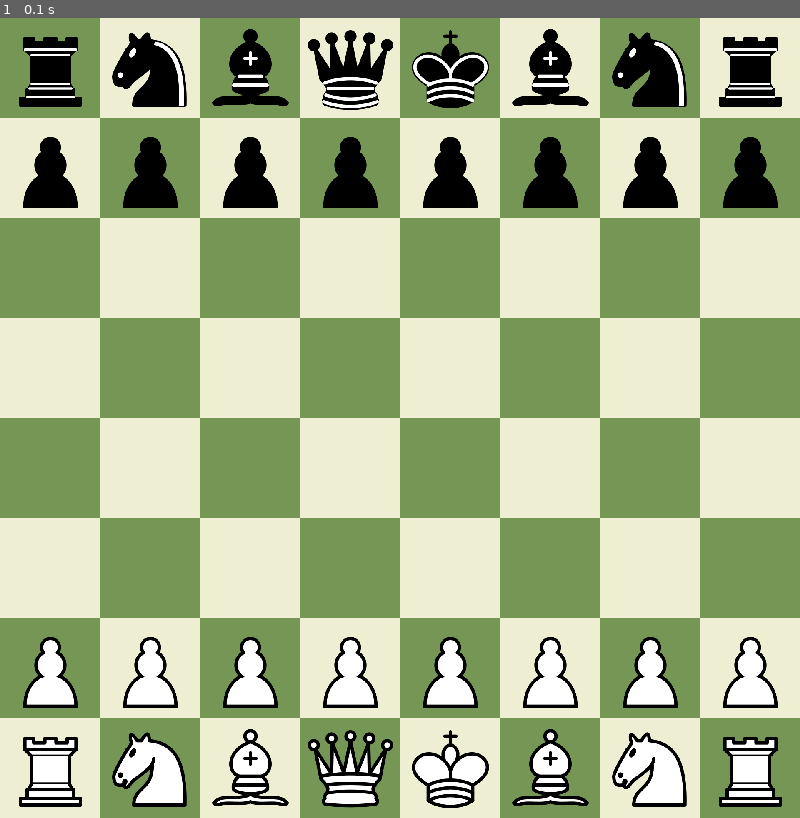
Above: before the commit, frame 1.
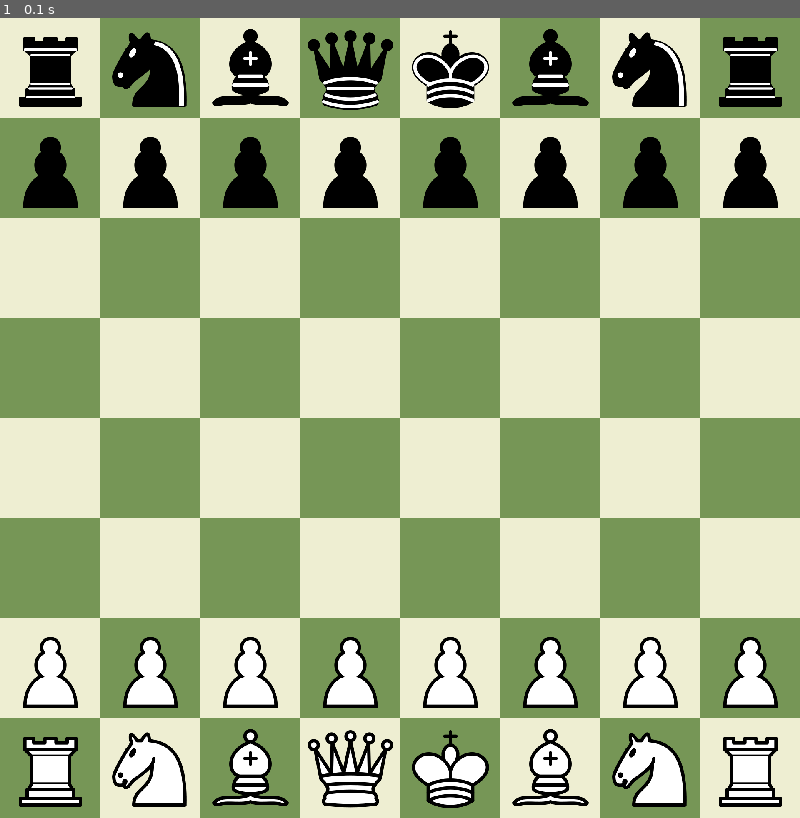
Above: after the commit, the same moment.

Repository: sunton95/Chess_Fun
Game: pygame game, started from board.py
Two runs of this game, one before a commit and one after it. Both use one fixed random seed, a clock stepped at 60 frames per second and the inputs below.
Inputs:
- Up to frame 1 (0.1 s): no input

The runs differ from the first frame. In frame 1, 86% of the frame differs, in the area x 0-100%, y 0-100%.

Commit message:
Added comments to functions

Diff:
--- a/board.py
+++ b/board.py
@@ -55,6 +55,7 @@
 
         #Return True if black to move and false if White move
 
+    #Checks if a piece is clicked if it is it wont be drawn at its location. That pieces drawing is handled by draw_drag function
     def draw_pieces(self, screen, selected_piece):
         for pieces in self.game_state:
             if pieces != selected_piece:
@@ -62,7 +63,7 @@
                 y = 700 - ((pieces.position.y - 1) * 100)
                 screen.blit(pieces.image, (x, y))
 
-
+    #Loads each piece image and resizes it to 100px and returns a list with all images
     def init_images(self):
         images = []
 
@@ -151,6 +152,7 @@
         #Add function that looks for check
         #TODO add a function that makes sure the move does not generate a check on self
 
+        #Shifts eo each player take one turn each. White begins
         if ((self.move_number) % 2) == 0:
             if (selected_piece.color == "White"):
                 selected_piece.move(new_pos, self.game_state)
@@ -162,8 +164,8 @@
 
 def draw_background(screen):
     # Initialing Color for each square
-    ch_1 = (118,150,86)
-    ch_2 = (238,238,210)
+    ch_1 = (238,238,210)
+    ch_2 = (118,150,86)
 
     for x in range(0, 8):
         for y in range(0, 8):
@@ -172,6 +174,7 @@
             else:
                 pygame.draw.rect(screen, ch_2, pygame.Rect((y * 100), (x * 100), 100, 100))
 
+#Gets a piece on the board
 def get_square_under_mouse(game_state):
     mouse_pos = pygame.Vector2(pygame.mouse.get_pos())
     x = int((mouse_pos[0] // 100) + 1)
@@ -182,12 +185,15 @@
     return None
 
 def draw_drag(screen, selected_piece, game_state):
+    #Get the cordinate of the mouse so we know were the piece is dropped
     mouse_pos = pygame.Vector2(pygame.mouse.get_pos())
     x = int((mouse_pos[0] // 100) + 1)
     y = int(7 - (mouse_pos[1] // 100) + 1)
 
+    #If a pieces is clicked the aviLble moves will be lit up and posistion of the clicked piece updated
     if selected_piece:
         if selected_piece.position.x != None:
+            #Calculates the pixel location of the chess cordinates for drawing on game area
             pos_x = (selected_piece.position.x - 1 ) * 100
             pos_y = 700 - ((selected_piece.position.y - 1) * 100)
             rect = (pos_x, pos_y, 100, 100)
@@ -201,6 +207,7 @@
             s.fill((255,0,0,128))                         # notice the alpha value in the color
             screen.blit(s, (((move.x - 1) * 100), ((700 - (move.y - 1) * 100))))
 
+    #Returns a position where the mouse is and if the mouseclick is up it will be the new move
     return Position(x, y)
 
 if __name__ == "__main__":
